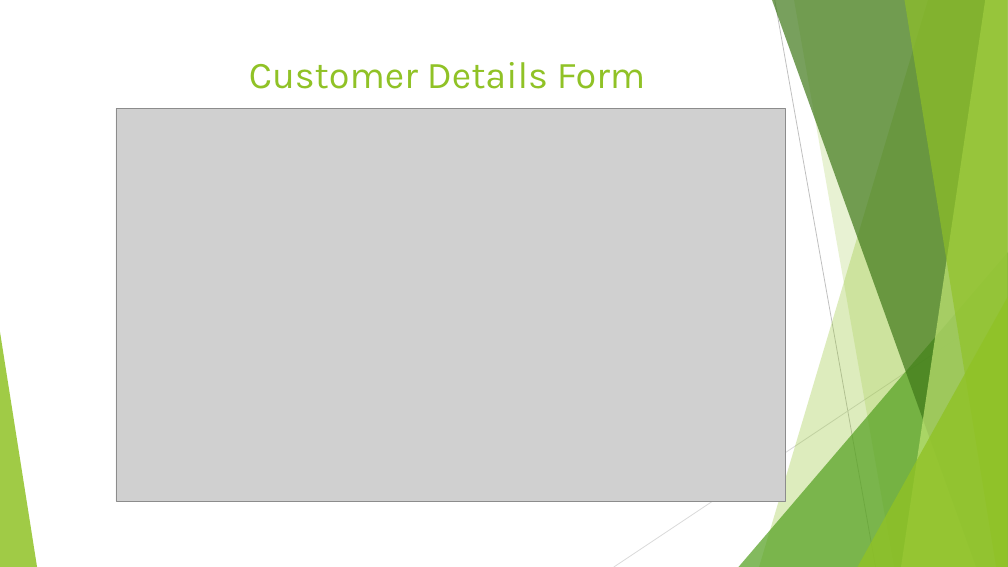
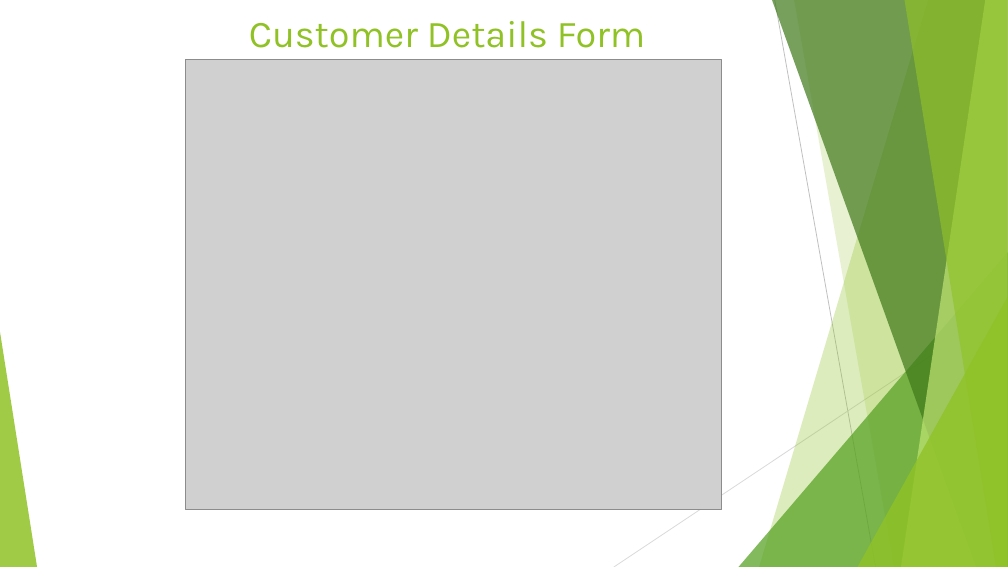
Before and after one commit to Ravikumar-Shah/HTML-CSS-JS-Assessment, a slide deck: slide 2 of HTML-CSS-JS-Assessment_Wireframe.pptx (slide 4 before the commit). Drawn at 1008x567 pixels with LibreOffice and Linux fonts; fonts in the diff are those of the drawing; grey boxes stand for pictures. Boxes give left, top, right and bottom in pixels: in the first picture for what was removed or moved away, otherwise in the second. Text is boxed around its words. In the diff, an @@ line names an element or a change of style, - is before the commit and + after.

```diff
--- a/HTML-CSS-JS-Assessment_Wireframe.pptx
+++ b/HTML-CSS-JS-Assessment_Wireframe.pptx
@@ title "Customer Details Form": place and size @@
-title "Customer Details Form" at bbox=[249, 62, 645, 89]
+title "Customer Details Form" at bbox=[249, 21, 645, 48]
@@ picture: place and size @@
-picture at bbox=[116, 109, 785, 501]
+picture at bbox=[185, 59, 721, 510]
```
Also in this commit, not shown: 2 slides removed.
